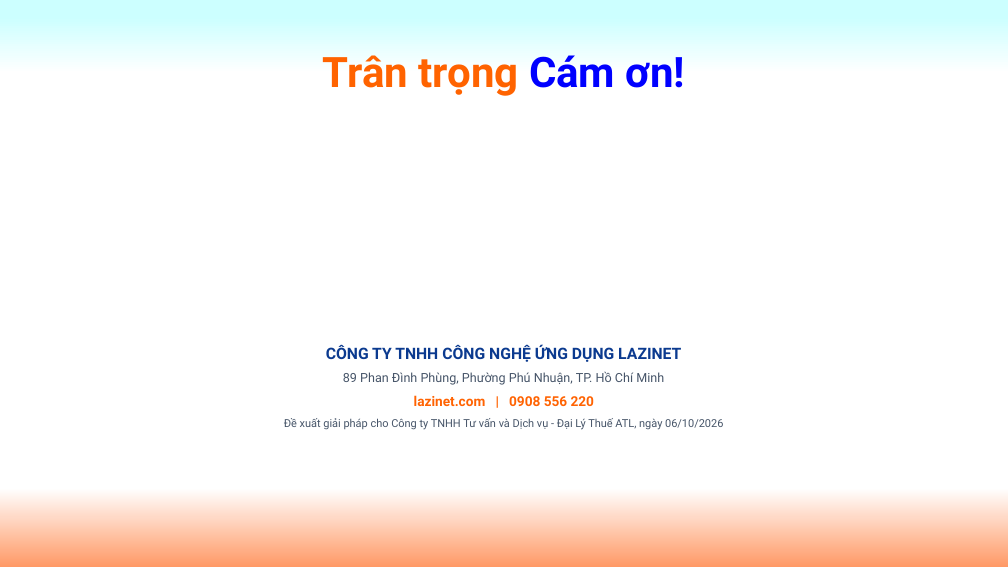
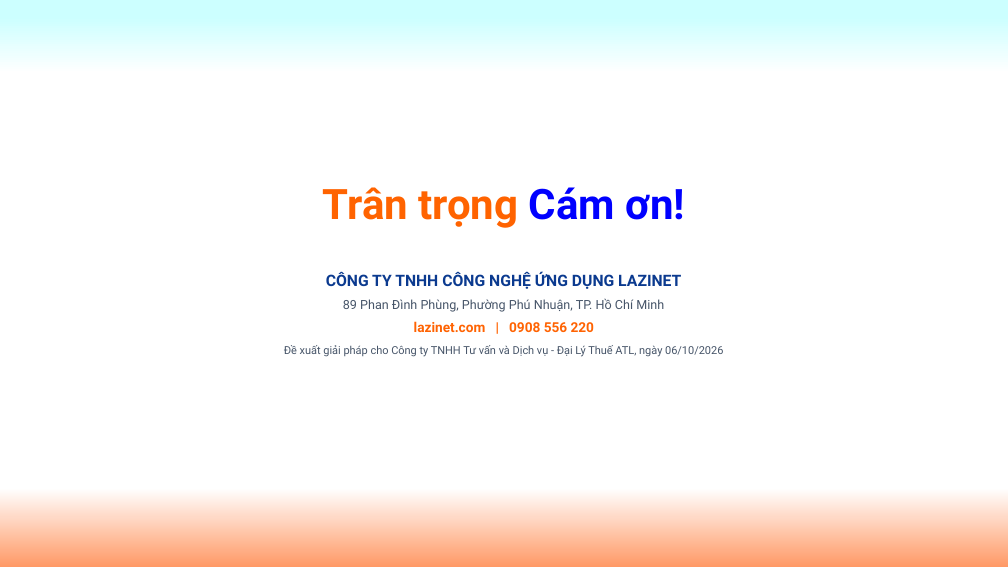
Before and after one commit to lazinet/lazinet-frontend, a slide deck: slide 20 of public/projects/atl-ai-auto-optimization/1_ATL-LAZINET-Solutions.pptx. Drawn at 1008x567 pixels with LibreOffice and Linux fonts; fonts in the diff are those of the drawing; background and template pictures are left out. Boxes give left, top, right and bottom in pixels: in the first picture for what was removed or moved away, otherwise in the second. Text is boxed around its words. In the diff, an @@ line names an element or a change of style, - is before the commit and + after.

```diff
--- a/public/projects/atl-ai-auto-optimization/1_ATL-LAZINET-Solutions.pptx
+++ b/public/projects/atl-ai-auto-optimization/1_ATL-LAZINET-Solutions.pptx
@@ title "Trân trọng Cám ơn!": place and size @@
-title "Trân trọng Cám ơn!" at bbox=[323, 55, 685, 96]
+title "Trân trọng Cám ơn!" at bbox=[323, 187, 685, 228]
@@ text "CÔNG TY TNHH CÔNG NGHỆ ...": place and size @@
-text "CÔNG TY TNHH CÔNG NGHỆ ..." at bbox=[284, 345, 723, 430]
+text "CÔNG TY TNHH CÔNG NGHỆ ..." at bbox=[284, 272, 723, 357]
```
Also in this commit, not shown: 16 other slides changed, 2 other files.
